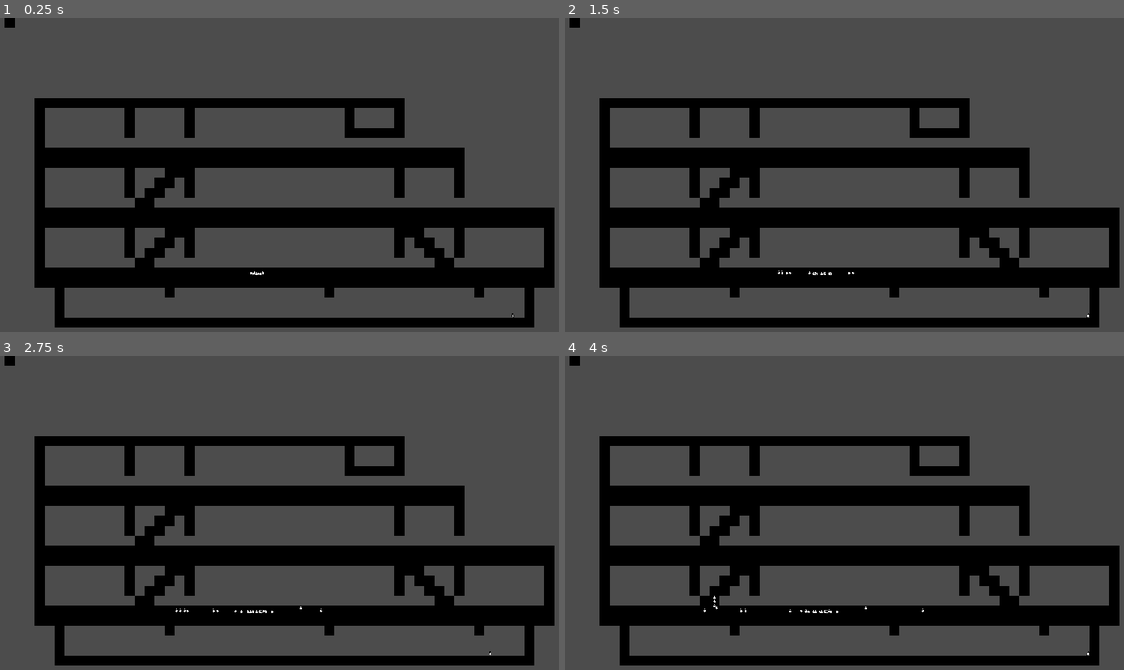
Above: before the commit, frames 1-4 (two rows, left to right).
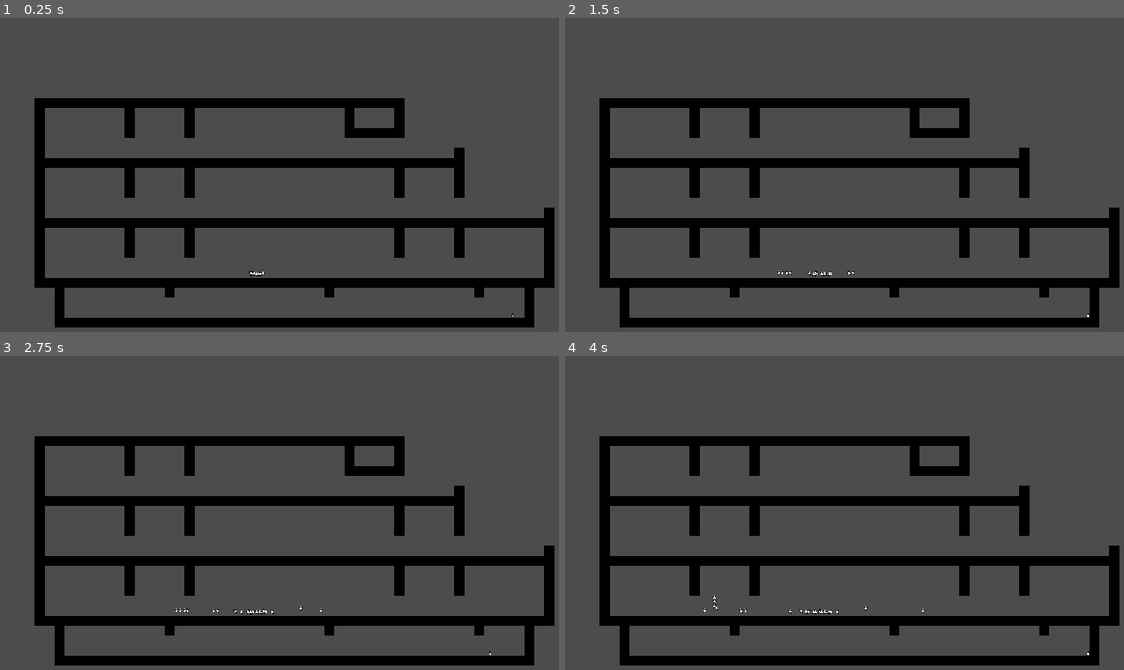
Above: after the commit, the same moments.

Repository: Telkan/10DePerdu
Game: Godot game, scene res://Levels/TestLevel.tscn
The game is run twice, just before and just after one commit, with the same random seed, the same clock (stepped at 60 frames per second) and the same inputs.
Inputs:
- Up to frame 1 (0.25 s): no input
- Up to frame 2 (1.5 s): hold Right (ui_right) from 0.53 s (still down); tap Up (ui_up) at 0.77 s
- Up to frame 3 (2.75 s): tap Up (ui_up) at 1.52 s; release Right (ui_right) at 2.03 s; hold Left (ui_left) from 2.03 s (still down)
- Up to frame 4 (4 s): release Left (ui_left) at 2.78 s; hold Right (ui_right) from 2.78 s (still down); tap Up (ui_up) at 3.02, 3.77 s

The runs differ from the first frame. In frame 1, 9.8% of the frame differs, in the area x 0-98%, y 0-83%; in frame 2, 9.8%; in frame 3, 9.7%; in frame 4, 9.7%.

Commit message:
Les trous sont générés

Diff:
--- a/Interactables/Hole/Hole.tscn
+++ b/Interactables/Hole/Hole.tscn
@@ -36,14 +36,14 @@
 scale_random = 1.0
 color = Color( 0.188235, 0.141176, 0.0745098, 1 )
 
-[sub_resource type="RectangleShape2D" id=1]
+[sub_resource type="RectangleShape2D" id=3]
 extents = Vector2( 20.7071, 21.6989 )
 
 [node name="Hole" type="Node2D"]
 script = ExtResource( 2 )
 
 [node name="Rock" parent="." instance=ExtResource( 3 )]
-position = Vector2( -1141.64, -3.20157 )
+position = Vector2( 2058.38, 6.30234 )
 
 [node name="Sprite" type="Sprite" parent="."]
 visible = false
@@ -61,13 +61,13 @@
 speed_scale = 1.89
 explosiveness = 0.82
 randomness = 0.41
-process_material = SubResource( 3 )
+process_material = SubResource( 2 )
 
 [node name="Area2D" type="Area2D" parent="."]
 collision_layer = 524288
-collision_mask = 524288
+collision_mask = 262144
 
 [node name="CollisionShape2D" type="CollisionShape2D" parent="Area2D"]
-shape = SubResource( 1 )
+shape = SubResource( 3 )
 
 [connection signal="area_entered" from="Area2D" to="." method="_on_Area2D_area_entered"]
--- /dev/null
+++ b/Interactables/Hole/HoleGenerationZone.gd
@@ -0,0 +1,36 @@
+extends Node2D
+
+
+# Declare member variables here. Examples:
+# var a = 2
+# var b = "text"
+export var sizeX = 200
+export var sizeY = 100
+
+var rng = RandomNumberGenerator.new()
+
+# Called when the node enters the scene tree for the first time.
+func _ready():
+	rng.randomize()
+	pass # Replace with function body.
+
+
+func spawnHole():
+	var Holes = load("res://Interactables/Hole/Hole.tscn")
+	var newHole = Holes.instance()
+
+	var posX = rng.randi_range(-sizeX,sizeX)
+	var posY = rng.randi_range(-sizeY,sizeY)
+	newHole.set_position(Vector2(posX,posY))
+	self.add_child(newHole)
+
+
+# Called every frame. 'delta' is the elapsed time since the previous frame.
+#func _process(delta):
+#	pass
+
+
+func _on_Timer_timeout():
+
+	spawnHole()
+	pass # Replace with function body.
--- /dev/null
+++ b/Interactables/Hole/HoleGenerationZone.tscn
@@ -0,0 +1,6 @@
+[gd_scene load_steps=2 format=2]
+
+[ext_resource path="res://Interactables/Hole/HoleGenerationZone.gd" type="Script" id=1]
+
+[node name="HoleCreator" type="Node2D"]
+script = ExtResource( 1 )
--- a/Interactables/Hole/Rock/Rock.gd
+++ b/Interactables/Hole/Rock/Rock.gd
@@ -16,7 +16,7 @@
 # Called every frame. 'delta' is the elapsed time since the previous frame.
 func _process(delta):
 	var currentPos = get_position()
-	currentPos.x += speed*delta
+	currentPos.x -= speed*delta
 	currentPos.y = posY + ondulation * cos((currentPos.x * 0.05))
 	set_position(currentPos)
 	pass
--- a/Interactables/Hole/Rock/Rock.tscn
+++ b/Interactables/Hole/Rock/Rock.tscn
@@ -3,8 +3,8 @@
 [ext_resource path="res://Interactables/Hole/Rock/Rock.png" type="Texture" id=1]
 [ext_resource path="res://Interactables/Hole/Rock/Rock.gd" type="Script" id=2]
 
-[sub_resource type="CircleShape2D" id=1]
-radius = 16.7538
+[sub_resource type="RectangleShape2D" id=1]
+extents = Vector2( 10, 239.727 )
 
 [node name="Rock" type="Node2D"]
 script = ExtResource( 2 )
@@ -15,7 +15,7 @@
 [node name="VisibilityNotifier2D" type="VisibilityNotifier2D" parent="."]
 
 [node name="Area2D" type="Area2D" parent="."]
-collision_layer = 524288
+collision_layer = 262144
 collision_mask = 524288
 
 [node name="CollisionShape2D" type="CollisionShape2D" parent="Area2D"]
--- a/Levels/TestLevel.tscn
+++ b/Levels/TestLevel.tscn
@@ -1,12 +1,13 @@
-[gd_scene load_steps=10 format=2]
+[gd_scene load_steps=11 format=2]
 
 [ext_resource path="res://Player/Player.tscn" type="PackedScene" id=1]
 [ext_resource path="res://Interactables/Doors/Door.tscn" type="PackedScene" id=2]
 [ext_resource path="res://MiscAsset/Tile.png" type="Texture" id=3]
+[ext_resource path="res://Interactables/Hole/HoleGenerationZone.tscn" type="PackedScene" id=4]
 [ext_resource path="res://Levels/TestLevel.gd" type="Script" id=5]
 [ext_resource path="res://Passengers/Passenger.tscn" type="PackedScene" id=6]
 
-[sub_resource type="ConvexPolygonShape2D" id=5]
+[sub_resource type="ConvexPolygonShape2D" id=1]
 points = PoolVector2Array( 32, 32, 0, 32, 0, 0, 32, 0 )
 
 [sub_resource type="TileSet" id=2]
@@ -72,6 +73,7 @@
 [node name="PassengerNav" type="Navigation2D" parent="Level" groups=[
 "Nav",
 ]]
+visible = false
 
 [node name="NavMap" type="TileMap" parent="Level/PassengerNav"]
 tile_set = SubResource( 4 )
@@ -265,3 +267,14 @@
 
 [node name="Passenger30" parent="PassengerList" instance=ExtResource( 6 )]
 position = Vector2( 839.218, 819.436 )
+
+[node name="HoleCreator" parent="." instance=ExtResource( 4 )]
+position = Vector2( 1071.18, 922.078 )
+sizeX = 450
+sizeY = 30
+
+[node name="Timer" type="Timer" parent="HoleCreator"]
+wait_time = 2.0
+autostart = true
+
+[connection signal="timeout" from="HoleCreator/Timer" to="HoleCreator" method="_on_Timer_timeout"]
Not shown: 3 places in Interactables/Hole/Hole.tscn that only renumber resources
Not shown: 2 places in Levels/TestLevel.tscn that only renumber resources
